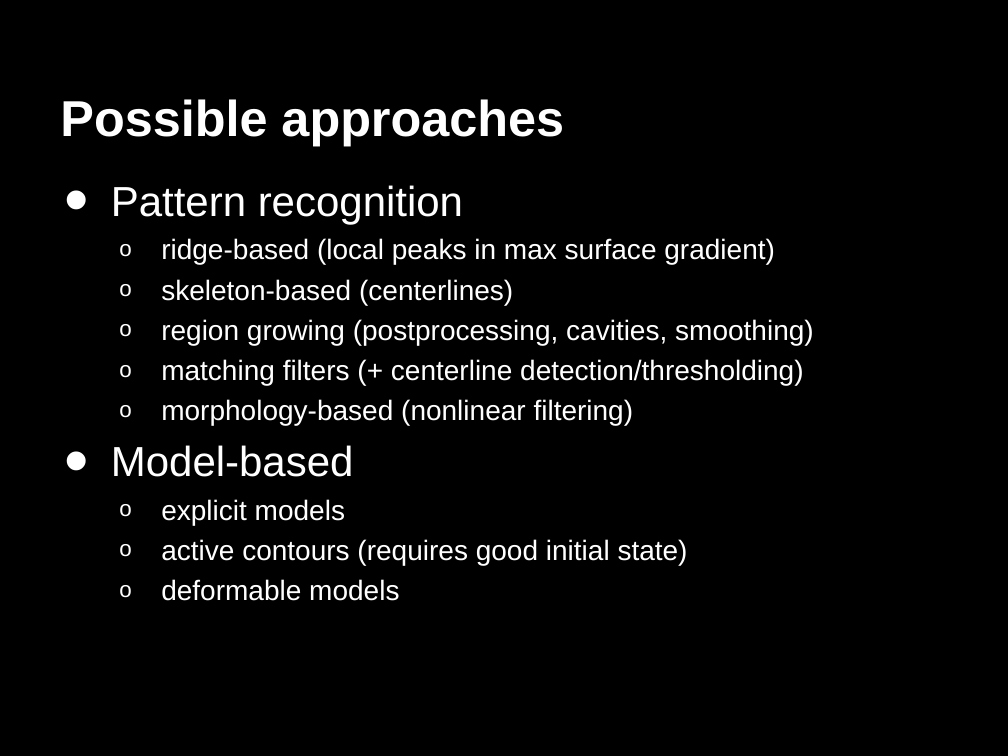
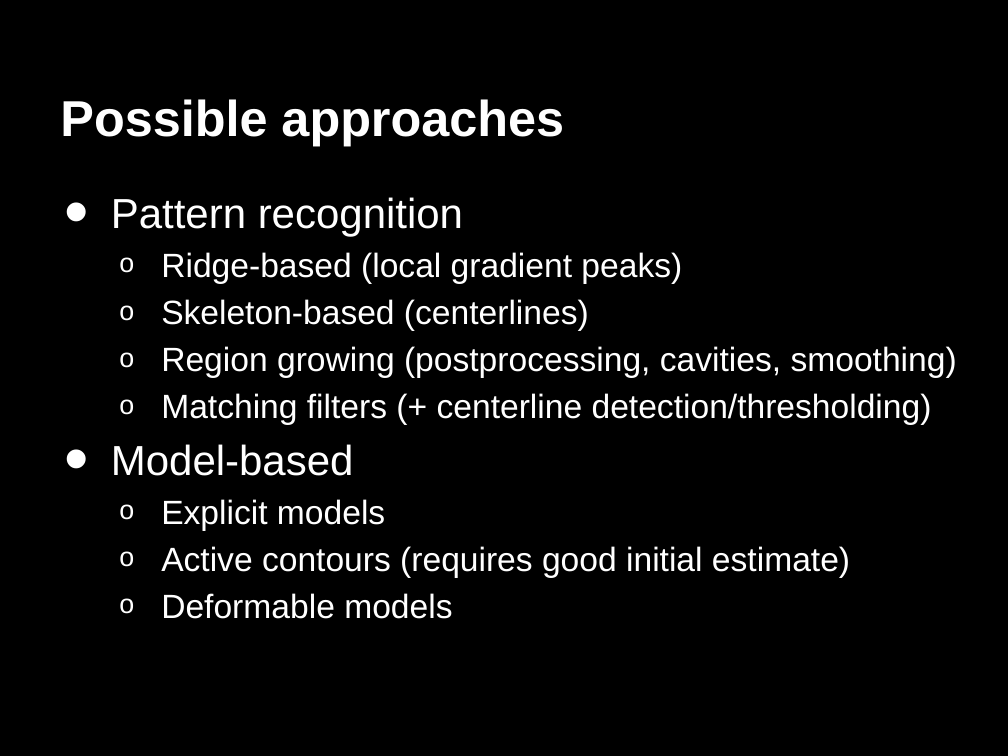
Before and after one commit to mutual-ai/vessel-segmentation-ssip2012, a slide deck: slide 4 of presentation/Vessel_presentation.odp (slide 5 before the commit). Drawn at 1008x756 pixels with LibreOffice and Linux fonts; fonts in the diff are those of the drawing. Boxes give left, top, right and bottom in pixels: in the first picture for what was removed or moved away, otherwise in the second. Text is boxed around its words. In the diff, an @@ line names an element or a change of style, - is before the commit and + after.

```diff
--- a/presentation/Vessel_presentation.odp
+++ b/presentation/Vessel_presentation.odp
@@ text "Pattern recognition": place and size @@
-text "Pattern recognition" at (111,185,814,601)
+text "Pattern recognition" at (111,197,957,619)
@@ text at (161,252,957,425): text changed; size 20 to 24 pt @@
-  o ridge-based (local peaks in max surface gradient)
-  o skeleton-based (centerlines)
-  o region growing (postprocessing, cavities, smoothing)
-  o matching filters (+ centerline detection/thresholding)
-  o morphology-based (nonlinear filtering)
+  o Ridge-based (local gradient peaks)
+  o Skeleton-based (centerlines)
+  o Region growing (postprocessing, cavities, smoothing)
+  o Matching filters (+ centerline detection/thresholding)
@@ text at (161,499,850,619): text changed; size 20 to 24 pt @@
-  o explicit models
-  o active contours (requires good initial state)
-  o deformable models
+  o Explicit models
+  o Active contours (requires good initial estimate)
+  o Deformable models
```
Also in this commit, not shown: 11 other slides changed, 3 slides added, 3 slides removed, 1 other file.
